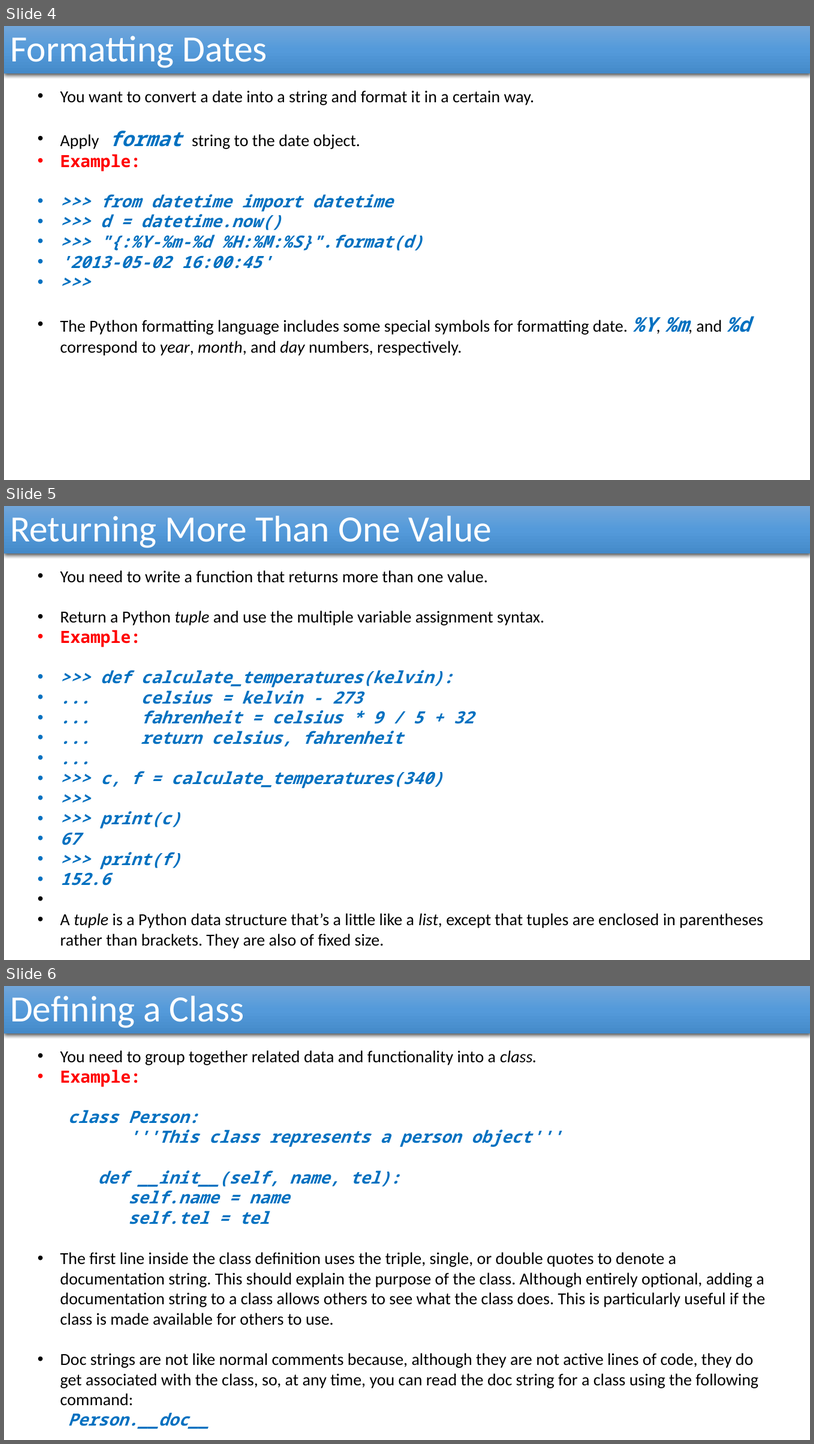
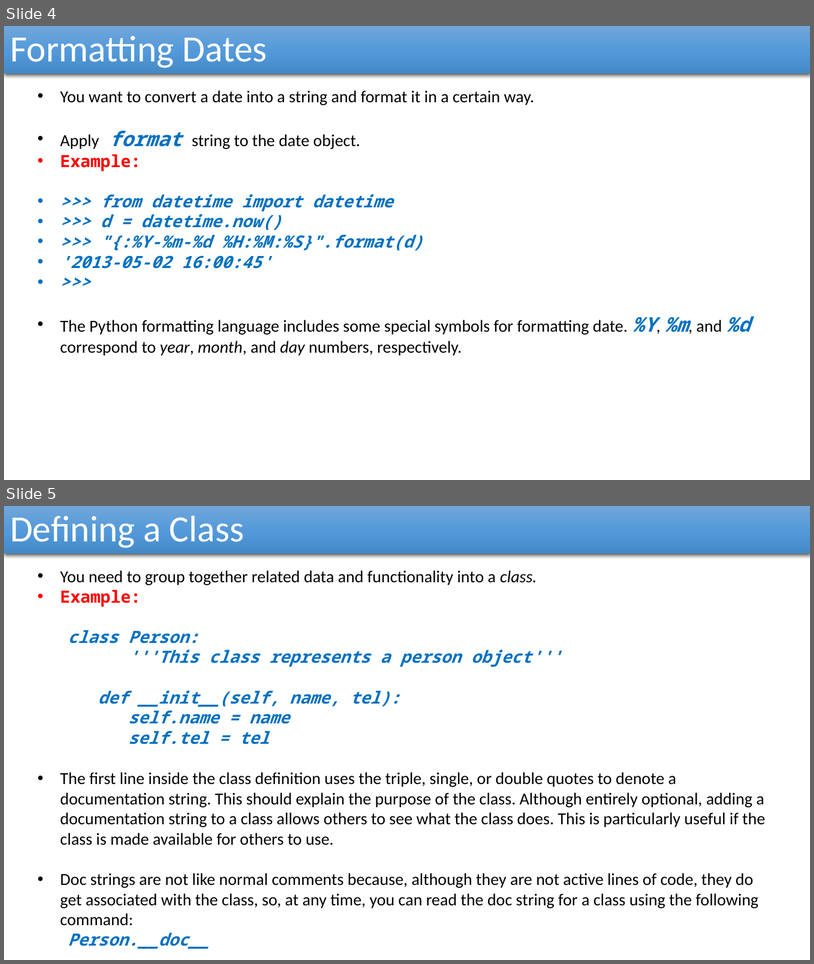
Before and after one commit to reza-arjmandi/rpi-course, a slide deck: session4/presentaion/Python_Advanced.pptx. Shown one above the other, each under a label of ours: slides 4, 5 and 6 before the commit, slides 4 and 5 after it. The pictures are 814x1444 and 814x964 pixels, drawn with LibreOffice and Linux fonts; fonts in the diff are those of the drawing. Boxes give left, top, right and bottom in pixels: in the first picture for what was removed or moved away, otherwise in the second. Text is boxed around its words. In the diff, an @@ line names an element or a change of style, - is before the commit and + after.

```diff
--- a/session4/presentaion/Python_Advanced.pptx
+++ b/session4/presentaion/Python_Advanced.pptx
@@ slide 5 removed at bbox=[4, 506, 810, 960], background #FFFFFF @@
@@ rectangle removed at bbox=[4, 506, 810, 554] @@
-Returning More Than One Value
@@ text removed at bbox=[60, 570, 764, 948] @@
-• You need to write a function that returns more than one value.
-• Return a Python tuple and use the multiple variable assignment syntax.
-• Example:
-• >>> def calculate_temperatures(kelvin):
-• ... celsius = kelvin - 273
-• ... fahrenheit = celsius * 9 / 5 + 32
-• ... return celsius, fahrenheit
-• ...
-• >>> c, f = calculate_temperatures(340)
-• >>>
-• >>> print(c)
-• 67
-• >>> print(f)
-• 152.6
-• A tuple is a Python data structure that’s a little like a list, except that tuples are enclosed in parentheses rather than brackets. They are also of fixed size.
@@ what was slide 6 is now slide 5 @@
```
Also in this commit, not shown: 1 other file.
